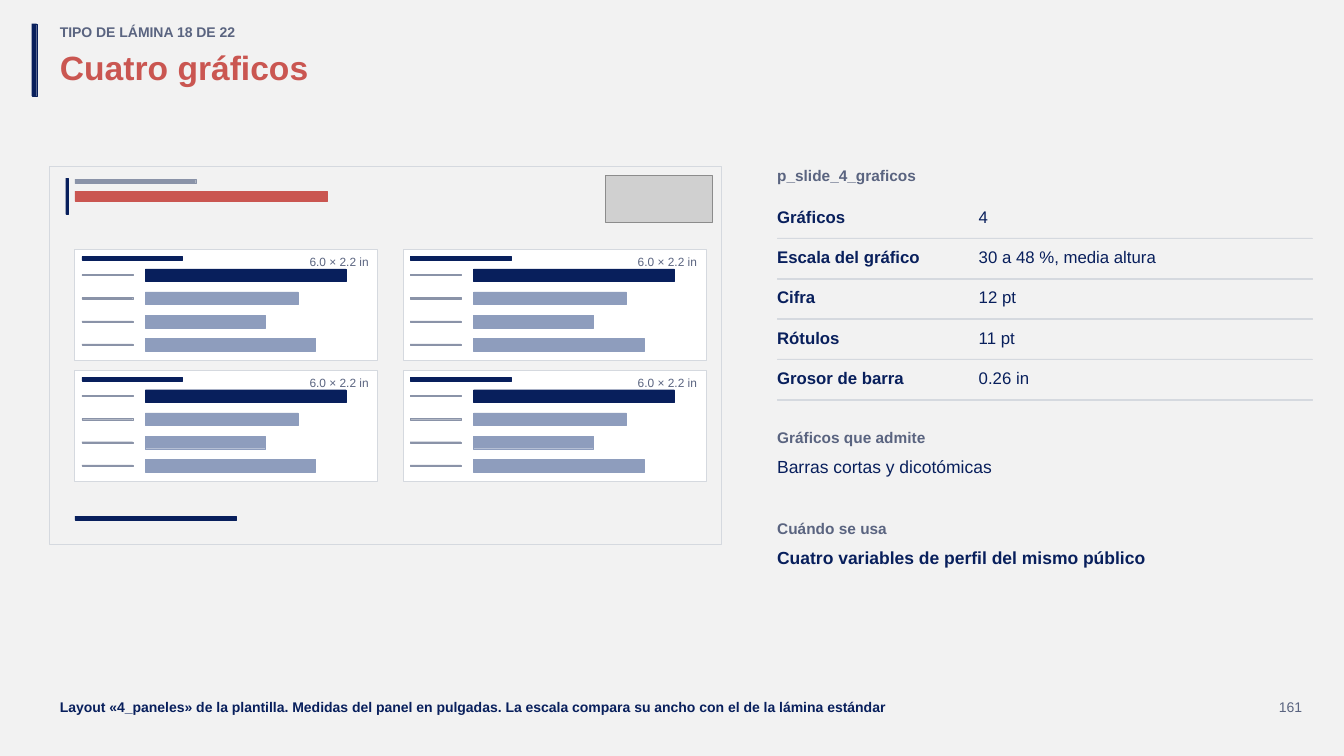
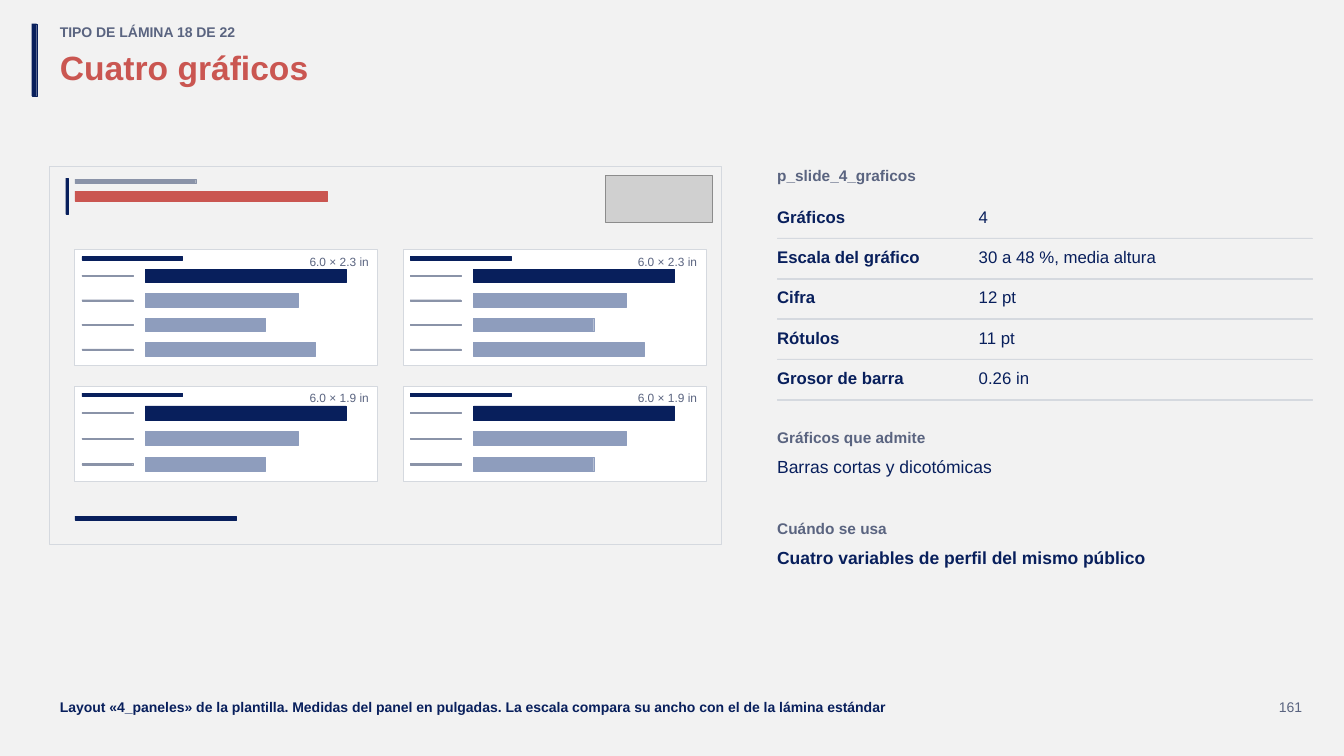
Before and after one commit to GonzaloAlmendariz/prosecnur-app, a slide deck: slide 161 of docs/qa/motor-ppt-2026-10-06/4-recetario/recetario-moderna.pptx. Drawn at 1344x756 pixels with LibreOffice and Linux fonts; fonts in the diff are those of the drawing; grey boxes stand for pictures; background and template pictures are left out. Boxes give left, top, right and bottom in pixels: in the first picture for what was removed or moved away, otherwise in the second. Text is boxed around its words. In the diff, an @@ line names an element or a change of style, - is before the commit and + after.

```diff
--- a/docs/qa/motor-ppt-2026-10-06/4-recetario/recetario-moderna.pptx
+++ b/docs/qa/motor-ppt-2026-10-06/4-recetario/recetario-moderna.pptx
@@ rectangle: place and size @@
-rectangle at (75,250,378,361)
+rectangle at (75,250,378,367)
@@ text at (310,257,369,266): text changed @@
-6.0 × 2.2 in
+6.0 × 2.3 in
@@ rectangle: place and size @@
-rectangle at (403,250,707,361)
+rectangle at (403,250,707,367)
@@ text at (638,257,697,266): text changed @@
-6.0 × 2.2 in
+6.0 × 2.3 in
@@ 6 rectangles: place and size @@
-6 rectangles at (82,321,644,352)
+6 rectangles at (82,325,644,356)
@@ rectangle: place and size @@
-rectangle at (75,370,378,481)
+rectangle at (75,386,378,481)
@@ rectangle: place and size @@
-rectangle at (403,370,707,481)
+rectangle at (403,386,707,481)
@@ rectangle: place and size @@
-rectangle at (82,418,132,419)
+rectangle at (82,412,132,413)
@@ rectangle removed at (82,395,132,396) @@
@@ text at (310,393,369,402): text changed @@
-6.0 × 2.2 in
+6.0 × 1.9 in
@@ rectangle: place and size @@
-rectangle at (410,418,461,419)
+rectangle at (410,412,461,413)
@@ rectangle removed at (410,395,461,396) @@
@@ 4 rectangles: place and size @@
-4 rectangles at (82,378,675,403)
+4 rectangles at (82,393,675,420)
@@ text at (638,393,697,402): text changed @@
-6.0 × 2.2 in
+6.0 × 1.9 in
@@ rectangle removed at (145,460,316,473) @@
@@ 4 rectangles: place and size @@
-4 rectangles at (145,413,627,450)
+4 rectangles at (145,432,627,472)
@@ rectangle removed at (474,460,644,473) @@
```
Also in this commit, not shown: 15 other slides changed, 1 other file.
